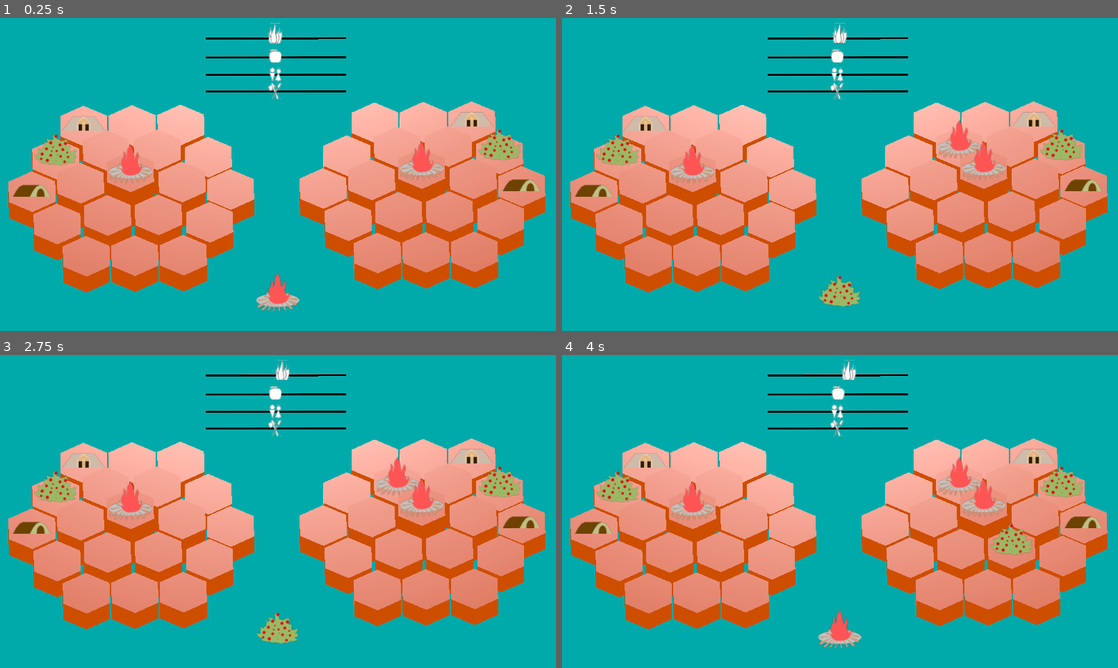
Above: before the commit, frames 1-4 (two rows, left to right).
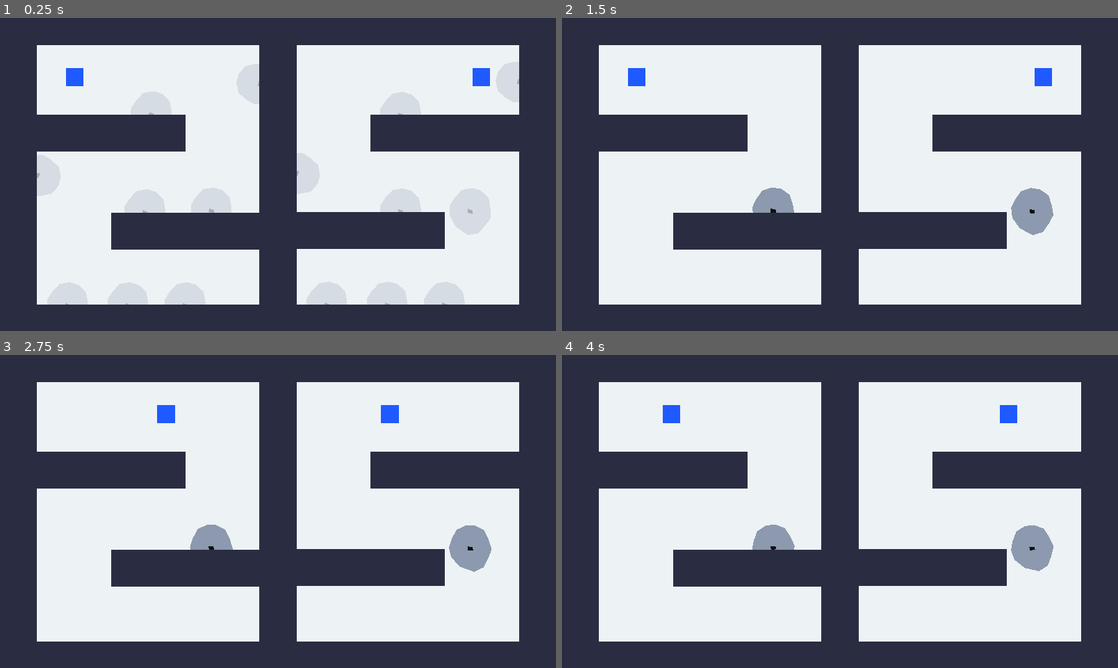
Above: after the commit, the same moments.

Repository: chlorolupus/lihkggamejam
Game: Godot game, scene res://scenes/game.tscn
Two runs of this game, one before a commit and one after it. Both use one fixed random seed, a clock stepped at 60 frames per second and the inputs below. Before the commit the project starts from res://scenes/game3.tscn.
Inputs (mouse positions are in pixels of both pictures, inside the frame that each line leads up to):
- Up to frame 1 (0.25 s): no input
- Up to frame 2 (1.5 s): move the mouse to (962, 158) at 0.52 s; hold D (game_right) 0.53-1.25 s; click (962, 158) at 0.67 s; drag from (728, 190) to (812, 237) at 1.27 s
- Up to frame 3 (2.75 s): move the mouse to (333, 442) at 2.02 s; hold D (game_right) from 2.03 s (still down); click (333, 442) at 2.17 s
- Up to frame 4 (4 s): release D (game_right) at 2.75 s; drag from (812, 574) to (673, 464) at 2.77 s; move the mouse to (1006, 558) at 3.52 s; hold A (game_left) from 3.53 s (still down); click (1006, 558) at 3.67 s

The runs differ from the first frame. In frame 1, 100% of the frame differs, in the area x 0-100%, y 0-100%; in frame 2, 100%; in frame 3, 100%; in frame 4, 100%.

Commit message:
Add downward flying saws

Diff:
--- a/project.godot
+++ b/project.godot
@@ -11,7 +11,7 @@
 [application]
 
 config/name="Lihkggamejam"
-run/main_scene="res://scenes/game3.tscn"
+run/main_scene="res://scenes/game.tscn"
 config/features=PackedStringArray("4.2", "Forward Plus")
 config/icon="res://icon.svg"
 
--- a/scenes/game.tscn
+++ b/scenes/game.tscn
@@ -15,13 +15,14 @@
 metadata/_edit_lock_ = true
 
 [node name="SpinningSaws" type="Node2D" parent="."]
+metadata/_edit_lock_ = true
 
 [node name="Left" type="Node2D" parent="SpinningSaws"]
 position = Vector2(-1, 2)
 
 [node name="SpinningSaw" type="StaticBody2D" parent="SpinningSaws/Left" groups=["damage", "pair0"]]
 position = Vector2(234, 991)
-collision_layer = 2
+collision_layer = 4
 collision_mask = 2
 metadata/_edit_lock_ = true
 
@@ -44,7 +45,7 @@
 
 [node name="SpinningSaw2" type="StaticBody2D" parent="SpinningSaws/Left" groups=["damage", "pair0"]]
 position = Vector2(442, 991)
-collision_layer = 2
+collision_layer = 4
 collision_mask = 2
 
 [node name="Polygon2D" type="Polygon2D" parent="SpinningSaws/Left/SpinningSaw2" groups=["spin"]]
@@ -66,7 +67,7 @@
 
 [node name="SpinningSaw3" type="StaticBody2D" parent="SpinningSaws/Left" groups=["damage", "pair0"]]
 position = Vector2(640, 991)
-collision_layer = 2
+collision_layer = 4
 collision_mask = 2
 
 [node name="Polygon2D" type="Polygon2D" parent="SpinningSaws/Left/SpinningSaw3" groups=["spin"]]
@@ -88,7 +89,7 @@
 
 [node name="SpinningSaw4" type="StaticBody2D" parent="SpinningSaws/Left" groups=["damage", "pair0"]]
 position = Vector2(501, 670)
-collision_layer = 2
+collision_layer = 4
 collision_mask = 2
 
 [node name="Polygon2D" type="Polygon2D" parent="SpinningSaws/Left/SpinningSaw4" groups=["spin"]]
@@ -110,7 +111,7 @@
 
 [node name="SpinningSaw5" type="StaticBody2D" parent="SpinningSaws/Left" groups=["damage", "pair0"]]
 position = Vector2(730, 664)
-collision_layer = 2
+collision_layer = 4
 collision_mask = 2
 
 [node name="Polygon2D" type="Polygon2D" parent="SpinningSaws/Left/SpinningSaw5" groups=["spin"]]
@@ -132,7 +133,7 @@
 
 [node name="SpinningSaw6" type="StaticBody2D" parent="SpinningSaws/Left" groups=["damage", "pair0"]]
 position = Vector2(523, 332)
-collision_layer = 2
+collision_layer = 4
 collision_mask = 2
 
 [node name="Polygon2D" type="Polygon2D" parent="SpinningSaws/Left/SpinningSaw6" groups=["spin"]]
@@ -155,7 +156,7 @@
 [node name="SpinningSaw7" type="StaticBody2D" parent="SpinningSaws/Left" groups=["damage", "pair0"]]
 position = Vector2(130, 541)
 rotation = 1.56302
-collision_layer = 2
+collision_layer = 4
 collision_mask = 2
 
 [node name="Polygon2D" type="Polygon2D" parent="SpinningSaws/Left/SpinningSaw7" groups=["spin"]]
@@ -178,7 +179,7 @@
 [node name="SpinningSaw9" type="StaticBody2D" parent="SpinningSaws/Left" groups=["damage", "pair0"]]
 position = Vector2(899, 226)
 rotation = 4.66987
-collision_layer = 2
+collision_layer = 4
 collision_mask = 2
 
 [node name="Polygon2D" type="Polygon2D" parent="SpinningSaws/Left/SpinningSaw9" groups=["spin"]]
@@ -202,10 +203,9 @@
 position = Vector2(894, -5)
 
 [node name="SpinningSaw" type="StaticBody2D" parent="SpinningSaws/Right" groups=["damage", "pair0"]]
-position = Vector2(234, 991)
-collision_layer = 2
-collision_mask = 2
-metadata/_edit_lock_ = true
+position = Vector2(234, 996)
+collision_layer = 4
+collision_mask = 2
 
 [node name="Polygon2D" type="Polygon2D" parent="SpinningSaws/Right/SpinningSaw" groups=["spin"]]
 clip_children = 2
@@ -225,8 +225,8 @@
 metadata/_edit_lock_ = true
 
 [node name="SpinningSaw2" type="StaticBody2D" parent="SpinningSaws/Right" groups=["damage", "pair0"]]
-position = Vector2(442, 991)
-collision_layer = 2
+position = Vector2(442, 996)
+collision_layer = 4
 collision_mask = 2
 
 [node name="Polygon2D" type="Polygon2D" parent="SpinningSaws/Right/SpinningSaw2" groups=["spin"]]
@@ -247,8 +247,8 @@
 metadata/_edit_lock_ = true
 
 [node name="SpinningSaw3" type="StaticBody2D" parent="SpinningSaws/Right" groups=["damage", "pair0"]]
-position = Vector2(640, 991)
-collision_layer = 2
+position = Vector2(640, 996)
+collision_layer = 4
 collision_mask = 2
 
 [node name="Polygon2D" type="Polygon2D" parent="SpinningSaws/Right/SpinningSaw3" groups=["spin"]]
@@ -270,7 +270,7 @@
 
 [node name="SpinningSaw4" type="StaticBody2D" parent="SpinningSaws/Right" groups=["damage", "pair0"]]
 position = Vector2(489, 674)
-collision_layer = 2
+collision_layer = 4
 collision_mask = 2
 
 [node name="Polygon2D" type="Polygon2D" parent="SpinningSaws/Right/SpinningSaw4" groups=["spin"]]
@@ -292,7 +292,7 @@
 
 [node name="SpinningSaw5" type="StaticBody2D" parent="SpinningSaws/Right" groups=["damage", "pair0"]]
 position = Vector2(729, 673)
-collision_layer = 2
+collision_layer = 4
 collision_mask = 2
 
 [node name="Polygon2D" type="Polygon2D" parent="SpinningSaws/Right/SpinningSaw5" groups=["spin"]]
@@ -314,7 +314,7 @@
 
 [node name="SpinningSaw6" type="StaticBody2D" parent="SpinningSaws/Right" groups=["damage", "pair0"]]
 position = Vector2(489, 341)
-collision_layer = 2
+collision_layer = 4
 collision_mask = 2
 
 [node name="Polygon2D" type="Polygon2D" parent="SpinningSaws/Right/SpinningSaw6" groups=["spin"]]
@@ -337,7 +337,7 @@
 [node name="SpinningSaw7" type="StaticBody2D" parent="SpinningSaws/Right" groups=["damage", "pair0"]]
 position = Vector2(130, 541)
 rotation = 1.56302
-collision_layer = 2
+collision_layer = 4
 collision_mask = 2
 
 [node name="Polygon2D" type="Polygon2D" parent="SpinningSaws/Right/SpinningSaw7" groups=["spin"]]
@@ -360,7 +360,7 @@
 [node name="SpinningSaw9" type="StaticBody2D" parent="SpinningSaws/Right" groups=["damage", "pair0"]]
 position = Vector2(899, 226)
 rotation = 4.66987
-collision_layer = 2
+collision_layer = 4
 collision_mask = 2
 
 [node name="Polygon2D" type="Polygon2D" parent="SpinningSaws/Right/SpinningSaw9" groups=["spin"]]
@@ -378,6 +378,103 @@
 [node name="CollisionPolygon2D" type="CollisionPolygon2D" parent="SpinningSaws/Right/SpinningSaw9"]
 position = Vector2(-1, 4)
 polygon = PackedVector2Array(-72, -7, -63, -40, -23, -70, 26, -72, 65, -43, 79, -4)
+metadata/_edit_lock_ = true
+
+[node name="FlyingSaws" type="Node2D" parent="."]
+metadata/_edit_lock_ = true
+
+[node name="Left" type="Node2D" parent="FlyingSaws"]
+metadata/_edit_lock_ = true
+
+[node name="FlyingSaws1" type="StaticBody2D" parent="FlyingSaws/Left" groups=["damage", "mirror0", "vert_down"]]
+position = Vector2(795, 90)
+collision_layer = 4
+collision_mask = 2
+metadata/original_place = Vector2(0, 0)
+
+[node name="Polygon2D" type="Polygon2D" parent="FlyingSaws/Left/FlyingSaws1" groups=["spin"]]
+clip_children = 2
+color = Color(0.552941, 0.6, 0.682353, 1)
+polygon = PackedVector2Array(-32, -64, -64, -32, -80, 16, -64, 48, -32, 64, -1, 75, 32, 64, 64, 48, 80, 16, 80, -16, 64, -48, 32, -64, 2, -73)
+metadata/area = [6]
+metadata/_edit_lock_ = true
+
+[node name="Polygon2D2" type="Polygon2D" parent="FlyingSaws/Left/FlyingSaws1/Polygon2D"]
+color = Color(0.0646965, 0.0646965, 0.0646965, 1)
+polygon = PackedVector2Array(-6, -7, -5, 11, 6, 8, 7, -9)
+metadata/_edit_lock_ = true
+
+[node name="CollisionPolygon2D" type="CollisionPolygon2D" parent="FlyingSaws/Left/FlyingSaws1"]
+polygon = PackedVector2Array(-26, -62, -66, -34, -72, 10, -54, 48, -13, 64, 29, 63, 53, 49, 71, 26, 77, -6, 64, -42, 19, -65)
+metadata/_edit_lock_ = true
+
+[node name="FlyingSaws2" type="StaticBody2D" parent="FlyingSaws/Left" groups=["damage", "mirror0", "vert_down"]]
+position = Vector2(227, 457)
+collision_layer = 4
+collision_mask = 2
+metadata/original_place = Vector2(0, 0)
+
+[node name="Polygon2D" type="Polygon2D" parent="FlyingSaws/Left/FlyingSaws2" groups=["spin"]]
+clip_children = 2
+color = Color(0.552941, 0.6, 0.682353, 1)
+polygon = PackedVector2Array(-32, -64, -64, -32, -80, 16, -64, 48, -32, 64, -1, 75, 32, 64, 64, 48, 80, 16, 80, -16, 64, -48, 32, -64, 2, -73)
+metadata/area = [6]
+metadata/_edit_lock_ = true
+
+[node name="Polygon2D2" type="Polygon2D" parent="FlyingSaws/Left/FlyingSaws2/Polygon2D"]
+color = Color(0.0646965, 0.0646965, 0.0646965, 1)
+polygon = PackedVector2Array(-6, -7, -5, 11, 6, 8, 7, -9)
+metadata/_edit_lock_ = true
+
+[node name="CollisionPolygon2D" type="CollisionPolygon2D" parent="FlyingSaws/Left/FlyingSaws2"]
+polygon = PackedVector2Array(-26, -62, -66, -34, -72, 10, -54, 48, -13, 64, 29, 63, 53, 49, 71, 26, 77, -6, 64, -42, 19, -65)
+metadata/_edit_lock_ = true
+
+[node name="Right" type="Node2D" parent="FlyingSaws"]
+position = Vector2(929, 2)
+
+[node name="FlyingSaws1" type="StaticBody2D" parent="FlyingSaws/Right" groups=["damage", "mirror0", "vert_down"]]
+position = Vector2(189, 86)
+collision_layer = 4
+collision_mask = 2
+metadata/original_place = Vector2(0, 0)
+
+[node name="Polygon2D" type="Polygon2D" parent="FlyingSaws/Right/FlyingSaws1" groups=["spin"]]
+clip_children = 2
+color = Color(0.552941, 0.6, 0.682353, 1)
+polygon = PackedVector2Array(-32, -64, -64, -32, -80, 16, -64, 48, -32, 64, -1, 75, 32, 64, 64, 48, 80, 16, 80, -16, 64, -48, 32, -64, 2, -73)
+metadata/area = [6]
+metadata/_edit_lock_ = true
+
+[node name="Polygon2D2" type="Polygon2D" parent="FlyingSaws/Right/FlyingSaws1/Polygon2D"]
+color = Color(0.0646965, 0.0646965, 0.0646965, 1)
+polygon = PackedVector2Array(-6, -7, -5, 11, 6, 8, 7, -9)
+metadata/_edit_lock_ = true
+
+[node name="CollisionPolygon2D" type="CollisionPolygon2D" parent="FlyingSaws/Right/FlyingSaws1"]
+polygon = PackedVector2Array(-26, -62, -66, -34, -72, 10, -54, 48, -13, 64, 29, 63, 53, 49, 71, 26, 77, -6, 64, -42, 19, -65)
+metadata/_edit_lock_ = true
+
+[node name="FlyingSaws2" type="StaticBody2D" parent="FlyingSaws/Right" groups=["damage", "mirror0", "vert_down"]]
+position = Vector2(762, 457)
+collision_layer = 4
+collision_mask = 2
+metadata/original_place = Vector2(0, 0)
+
+[node name="Polygon2D" type="Polygon2D" parent="FlyingSaws/Right/FlyingSaws2" groups=["spin"]]
+clip_children = 2
+color = Color(0.552941, 0.6, 0.682353, 1)
+polygon = PackedVector2Array(-32, -64, -64, -32, -80, 16, -64, 48, -32, 64, -1, 75, 32, 64, 64, 48, 80, 16, 80, -16, 64, -48, 32, -64, 2, -73)
+metadata/area = [6]
+metadata/_edit_lock_ = true
+
+[node name="Polygon2D2" type="Polygon2D" parent="FlyingSaws/Right/FlyingSaws2/Polygon2D"]
+color = Color(0.0646965, 0.0646965, 0.0646965, 1)
+polygon = PackedVector2Array(-6, -7, -5, 11, 6, 8, 7, -9)
+metadata/_edit_lock_ = true
+
+[node name="CollisionPolygon2D" type="CollisionPolygon2D" parent="FlyingSaws/Right/FlyingSaws2"]
+polygon = PackedVector2Array(-26, -62, -66, -34, -72, 10, -54, 48, -13, 64, 29, 63, 53, 49, 71, 26, 77, -6, 64, -42, 19, -65)
 metadata/_edit_lock_ = true
 
 [node name="CharacterLeft" type="CharacterBody2D" parent="."]
@@ -409,8 +506,9 @@
 polygon = PackedVector2Array(-30.9032, -30, -30.9032, 36.2069, 30, 36.2069, 30, -30)
 metadata/_edit_lock_ = true
 
-[node name="Wall1" type="StaticBody2D" parent="."]
+[node name="Wall1" type="StaticBody2D" parent="." groups=["walls"]]
 position = Vector2(0, -35)
+collision_mask = 0
 metadata/_edit_lock_ = true
 
 [node name="Polygon2D" type="Polygon2D" parent="Wall1"]
@@ -422,7 +520,8 @@
 polygon = PackedVector2Array(0, 3, 0, 1155, 1920, 1155, 1920, 1027, 128, 1027, 127, 127, 1921, 125, 1920, 3)
 metadata/_edit_lock_ = true
 
-[node name="Wall2" type="StaticBody2D" parent="."]
+[node name="Wall2" type="StaticBody2D" parent="." groups=["walls"]]
+collision_mask = 0
 metadata/_edit_lock_ = true
 
 [node name="Polygon2D" type="Polygon2D" parent="Wall2"]
@@ -435,7 +534,8 @@
 polygon = PackedVector2Array(1792, 91, 1792, 992, 1920, 992, 1922, 91)
 metadata/_edit_lock_ = true
 
-[node name="Wall3" type="StaticBody2D" parent="."]
+[node name="Wall3" type="StaticBody2D" parent="." groups=["walls"]]
+collision_mask = 0
 metadata/_edit_lock_ = true
 
 [node name="Polygon2D" type="Polygon2D" parent="Wall3"]
@@ -448,8 +548,9 @@
 polygon = PackedVector2Array(896, 96, 896, 992, 1024, 992, 1024, 96)
 metadata/_edit_lock_ = true
 
-[node name="Wall4" type="StaticBody2D" parent="."]
+[node name="Wall4" type="StaticBody2D" parent="." groups=["walls"]]
 position = Vector2(0, 32)
+collision_mask = 0
 metadata/_edit_lock_ = true
 
 [node name="Polygon2D4" type="Polygon2D" parent="Wall4"]
@@ -463,22 +564,23 @@
 polygon = PackedVector2Array(128, 304, 640, 304, 640, 432, 128, 432)
 metadata/_edit_lock_ = true
 
-[node name="Wall7" type="StaticBody2D" parent="."]
+[node name="Wall7" type="StaticBody2D" parent="." groups=["walls"]]
 position = Vector2(256, 368)
+collision_mask = 0
 metadata/_edit_lock_ = true
 
 [node name="Polygon2D4" type="Polygon2D" parent="Wall7"]
-position = Vector2(0, -83)
+position = Vector2(0, -81)
 color = Color(0.168627, 0.176471, 0.258824, 1)
 polygon = PackedVector2Array(128, 384, 640, 384, 640, 512, 128, 512)
-metadata/_edit_lock_ = true
 
 [node name="CollisionPolygon2D" type="CollisionPolygon2D" parent="Wall7"]
 polygon = PackedVector2Array(128, 304, 640, 304, 640, 432, 128, 432)
 metadata/_edit_lock_ = true
 
-[node name="Wall5" type="StaticBody2D" parent="."]
+[node name="Wall5" type="StaticBody2D" parent="." groups=["walls"]]
 position = Vector2(1152, 32)
+collision_mask = 0
 metadata/_edit_lock_ = true
 
 [node name="Polygon2D4" type="Polygon2D" parent="Wall5"]
@@ -492,15 +594,15 @@
 polygon = PackedVector2Array(128, 304, 640, 304, 640, 432, 128, 432)
 metadata/_edit_lock_ = true
 
-[node name="Wall6" type="StaticBody2D" parent="."]
+[node name="Wall6" type="StaticBody2D" parent="." groups=["walls"]]
 position = Vector2(896, 368)
+collision_mask = 0
 metadata/_edit_lock_ = true
 
 [node name="Polygon2D4" type="Polygon2D" parent="Wall6"]
-position = Vector2(0, -83)
+position = Vector2(0, -82)
 color = Color(0.168627, 0.176471, 0.258824, 1)
 polygon = PackedVector2Array(128, 384, 640, 384, 640, 512, 128, 512)
-metadata/_edit_lock_ = true
 
 [node name="CollisionPolygon2D" type="CollisionPolygon2D" parent="Wall6"]
 position = Vector2(0, -1)
@@ -509,5 +611,6 @@
 
 [node name="RayCast2D" type="RayCast2D" parent="."]
 target_position = Vector2(2.08165e-12, 5)
-collision_mask = 2
+collision_mask = 4
 hit_from_inside = true
+metadata/_edit_lock_ = true
--- a/scripts/game.gd
+++ b/scripts/game.gd
@@ -4,9 +4,12 @@
 
 var can_start : bool = false
 var pair : Array[bool] = [false]
+var mirror : Array[bool] = [false]
 
 # Called when the node enters the scene tree for the first time.
 func _ready():
+	for Saw in get_tree().get_nodes_in_group("vert_down"):
+		Saw.set_meta("original_place", Saw.position)
 	pass # Replace with function body.
 
 
@@ -15,7 +18,13 @@
 	for Saw in get_tree().get_nodes_in_group("spin"):
 		Saw.rotation += 20 * delta
 
-	for Saw1 in get_tree().get_nodes_in_group("pair0"):
+	for Saw in get_tree().get_nodes_in_group("vert_down"):
+		Saw.move_and_collide(Vector2(0.0, 100 * delta))
+		if Saw.position.y - Saw.get_meta("original_place").y > 600.0:
+			Saw.position = Saw.get_meta("original_place")
+
+
+	for Saw1 in get_tree().get_nodes_in_group("damage"):
 		if Saw1.collision_layer > 1:
 			Saw1.modulate.a = 0.0
 	if not pair[0]:
@@ -24,22 +33,23 @@
 				Saw1.modulate.a = 0.5
 
 	get_node("RayCast2D").position = get_global_mouse_position()
-	if get_node("RayCast2D").get_collider() != null and get_node("RayCast2D").get_collider().has_node("CollisionPolygon2D") and get_node("RayCast2D").get_collider().collision_layer > 1 and not pair[0]:
+	if get_node("RayCast2D").get_collider() != null and get_node("RayCast2D").get_collider().has_node("CollisionPolygon2D") and get_node("RayCast2D").get_collider().collision_layer > 1 and not pair[0] and get_node("RayCast2D").get_collider().is_in_group("pair0"):
 		#get_node("RayCast2D").get_collider().modulate.a = 0.75
 		get_node("RayCast2D").get_collider().get_parent().get_parent().get_node("Left").get_child(get_node("RayCast2D").get_collider().get_index()).modulate.a = 0.75
 		get_node("RayCast2D").get_collider().get_parent().get_parent().get_node("Right").get_child(get_node("RayCast2D").get_collider().get_index()).modulate.a = 0.75
 	if Input.is_mouse_button_pressed(MOUSE_BUTTON_LEFT):
-		if get_node("RayCast2D").get_collider() != null and get_node("RayCast2D").get_collider().has_node("CollisionPolygon2D") and not pair[0]:
+		if get_node("RayCast2D").get_collider() != null and get_node("RayCast2D").get_collider().has_node("CollisionPolygon2D") and not pair[0] and get_node("RayCast2D").get_collider().is_in_group("pair0"):
 			#get_node("RayCast2D").get_collider().collision_layer = 1
 			#get_node("RayCast2D").get_collider().collision_mask = 1
 			#get_node("RayCast2D").get_collider().modulate.a = 1.0
 			get_node("RayCast2D").get_collider().get_parent().get_parent().get_node("Left").get_child(get_node("RayCast2D").get_collider().get_index()).collision_layer = 1
 			get_node("RayCast2D").get_collider().get_parent().get_parent().get_node("Right").get_child(get_node("RayCast2D").get_collider().get_index()).collision_layer = 1
-			get_node("RayCast2D").get_collider().get_parent().get_parent().get_node("Left").get_child(get_node("RayCast2D").get_collider().get_index()).collision_mask = 1
-			get_node("RayCast2D").get_collider().get_parent().get_parent().get_node("Right").get_child(get_node("RayCast2D").get_collider().get_index()).collision_mask = 1
+			#get_node("RayCast2D").get_collider().get_parent().get_parent().get_node("Left").get_child(get_node("RayCast2D").get_collider().get_index()).collision_mask = 1
+			#get_node("RayCast2D").get_collider().get_parent().get_parent().get_node("Right").get_child(get_node("RayCast2D").get_collider().get_index()).collision_mask = 1
 			get_node("RayCast2D").get_collider().get_parent().get_parent().get_node("Left").get_child(get_node("RayCast2D").get_collider().get_index()).modulate.a = 1.0
 			get_node("RayCast2D").get_collider().get_parent().get_parent().get_node("Right").get_child(get_node("RayCast2D").get_collider().get_index()).modulate.a = 1.0
 			pair[0] = true
+			#mirror[0] = true
 			can_start = true
 
 	if Input.is_action_pressed("game_up") and can_start:
Not shown: 1 places in scenes/game2.tscn that only renumber resources
